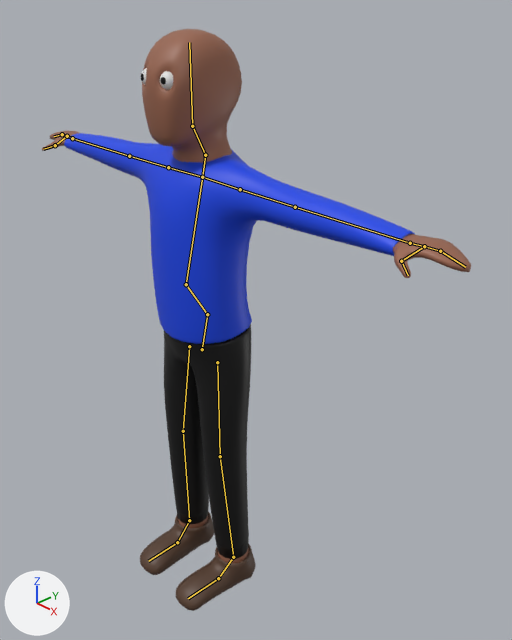
Before and after pictures for a commit that changed the Blender file ModelosBlender/Modelos/p3.blend.
Camera for both pictures: a 50 mm camera at (4.06, -3.16, 2.74) aimed at (0.28, 0.34, 0.19). Every picture has the same lights, and +X, +Y and +Z are marked at lower left. The bones that bend it are drawn over the model as lines.
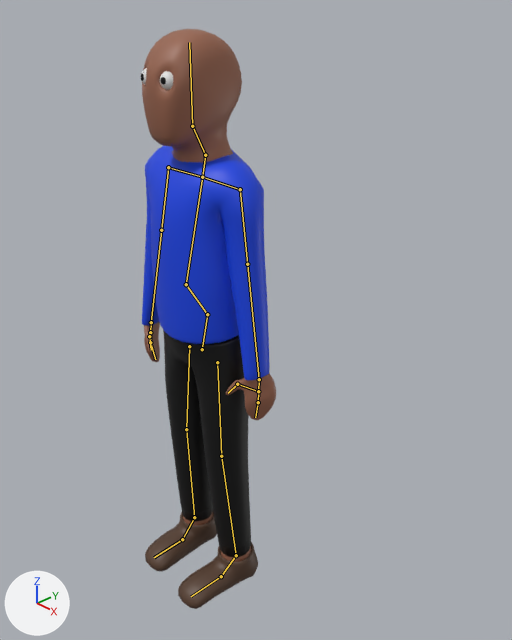
The newer file adds an action. The first version stands in its rest pose; the second is drawn at frame 1 of the action 'Idle'.

The change, as a diff of the scene's bpy script:
```diff
--- a/ModelosBlender/Modelos/p3.blend.py
+++ b/ModelosBlender/Modelos/p3.blend.py
@@ bone_arm_ik_l @@
 bone_arm_ik_l = bpy.data.objects['Armature'].pose.bones['Arm IK L']  # child of 'Main Controller'
-bone_arm_ik_l.location = (0.0, 0.0, 0.0)
-bone_arm_ik_l.rotation_quaternion = (1.0, 0.0, 0.0, 0.0)  # degrees (0, 0, 0)
+bone_arm_ik_l.location = (1.77, -1.267, -0.393)
+bone_arm_ik_l.rotation_quaternion = (0.686, 0.07, 0.151, -0.708)  # degrees (-7, 18, -93)
@@ bone_leg_ik_l @@
 bone_leg_ik_l = bpy.data.objects['Armature'].pose.bones['Leg IK L']  # child of 'Main Controller'
-bone_leg_ik_l.location = (0.0, 0.0, 0.0)
+bone_leg_ik_l.location = (-0.015, -0.022, -0.015)
@@ bone_elbow_ik_l @@
 bone_elbow_ik_l = bpy.data.objects['Armature'].pose.bones['Elbow IK L']  # child of 'Main Controller'
-bone_elbow_ik_l.location = (0.0, 0.0, 0.0)
+bone_elbow_ik_l.location = (-0.261, -0.11, -0.534)
@@ bone_arm_ik_r @@
 bone_arm_ik_r = bpy.data.objects['Armature'].pose.bones['Arm IK R']  # child of 'Main Controller'
-bone_arm_ik_r.location = (0.0, 0.0, 0.0)
-bone_arm_ik_r.rotation_quaternion = (1.0, 0.0, 0.0, 0.0)  # degrees (0, 0, 0)
+bone_arm_ik_r.location = (-1.94, -1.191, -0.361)
+bone_arm_ik_r.rotation_quaternion = (0.686, 0.07, -0.151, 0.708)  # degrees (-7, -18, 93)
@@ bone_leg_ik_r @@
 bone_leg_ik_r = bpy.data.objects['Armature'].pose.bones['Leg IK R']  # child of 'Main Controller'
-bone_leg_ik_r.location = (0.0, 0.0, 0.0)
+bone_leg_ik_r.location = (0.03, -0.044, -0.03)
@@ bone_elbow_ik_r @@
 bone_elbow_ik_r = bpy.data.objects['Armature'].pose.bones['Elbow IK R']  # child of 'Main Controller'
-bone_elbow_ik_r.location = (0.0, 0.0, 0.0)
+bone_elbow_ik_r.location = (0.261, -0.11, -0.534)
```

Where the change shows, as pixel boxes (x1, y1, x2, y2) in the pictures (512 x 640 px):
'Sphere.001', posed (63% narrower, 11% taller)
    before: (64, 133, 415, 344)
    after: (142, 146, 270, 381)
'Sphere.002', posed
    before: (163, 324, 251, 559)
    after: (163, 330, 251, 558)
'Sphere', posed (69% narrower)
    before: (42, 29, 471, 564)
    after: (142, 29, 276, 562)
'Sphere.003', posed
    before: (140, 511, 256, 611)
    after: (145, 512, 258, 609)
